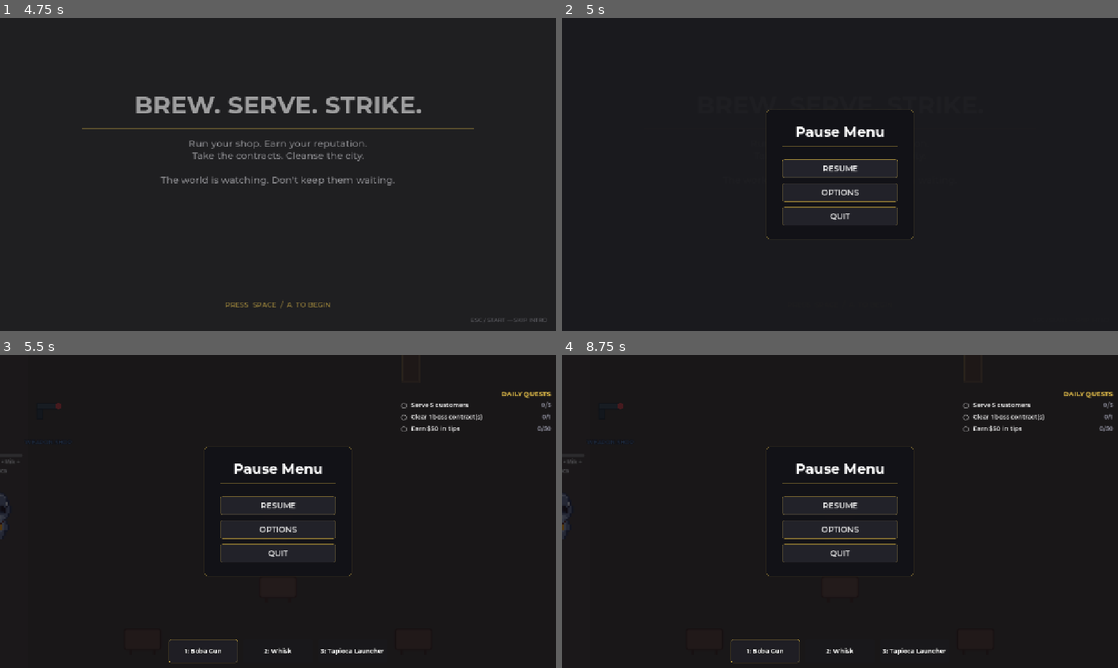
Above: before the commit, frames 1-4 (two rows, left to right).
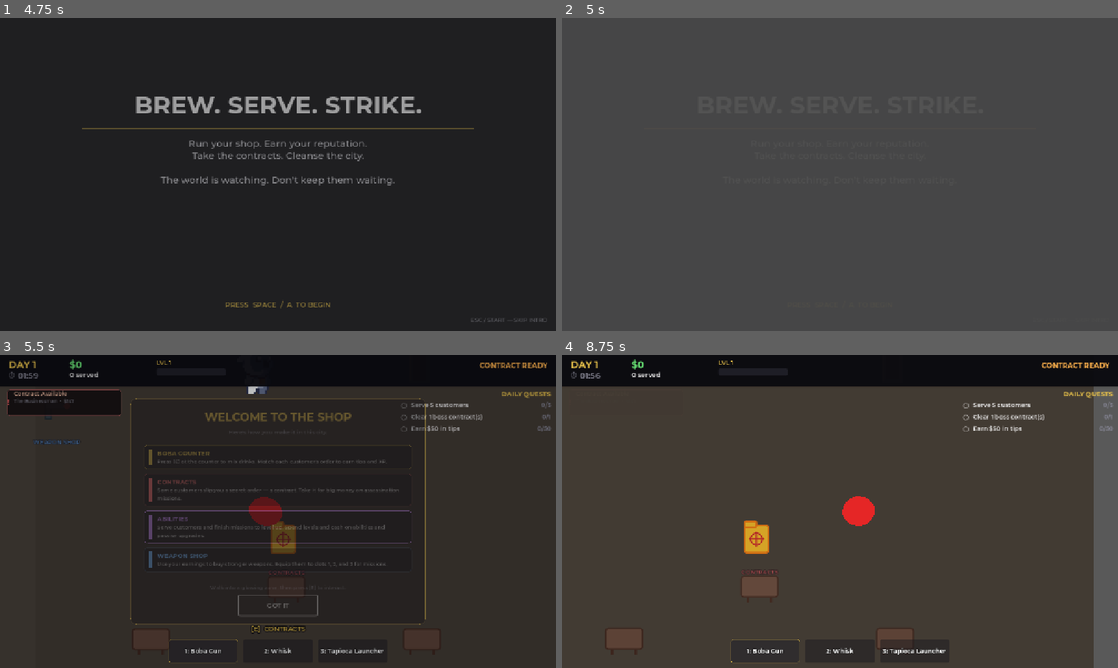
Above: after the commit, the same moments.

Repository: coyote321/BobaGame
Game: Godot game, scene res://Scenes/MainMenu.tscn
Two runs of this game, one before a commit and one after it. Both use one fixed random seed, a clock stepped at 60 frames per second and the inputs below. Sound files missing from this copy of the repository are replaced by a short silence.
Inputs (mouse positions are in pixels of both pictures, inside the frame that each line leads up to):
- Up to frame 1 (4.75 s): click "PLAY" at 0.5 s; tap Enter (ui_accept) at 1.25, 1.52, 2.27, 3.77, 4.52 s; move the mouse to (400, 158) at 1.27 s; hold D (move_right) 1.28-2.03 s; tap G (ability) at 1.35 s; click (400, 158) at 1.42 s; tap Space every 0.75 s from 2 to 4.25 s; move the mouse to (166, 190) at 2.02 s; hold S (move_down) 2.03-2.78 s; right-click (166, 190) at 2.1 s; click (166, 190) at 2.17 s; move the mouse to (333, 105) at 2.77 s; press the mouse at (333, 105) at 2.78 s; hold D (move_right) 2.78-3.53 s; move the mouse to (250, 237) at 3.52 s; release the mouse at (250, 237) at 3.53 s; hold W (move_up) 3.53-4.28 s; tap Ctrl (crouch) at 3.6 s; click (250, 237) at 3.67 s; move the mouse to (444, 221) at 4.27 s; hold A (move_left) from 4.28 s (still down); hold E (interact) from 4.28 s (still down); click (444, 221) at 4.42 s
- Up to frame 2 (5 s): keep holding A (move_left); keep holding E (interact); tap Escape (pause) at 4.9 s
- Up to frame 3 (5.5 s): keep holding A (move_left); tap Space at 5 s; move the mouse to (111, 464) at 5.02 s; release E (interact) at 5.03 s; tap Shift (sprint) at 5.1 s; click (111, 464) at 5.17 s; tap Enter (ui_accept) at 5.27 s
- Up to frame 4 (8.75 s): move the mouse to (867, 511) at 5.77 s; release A (move_left) at 5.78 s; hold S (move_down) 5.78-6.53 s; tap R (weapon_next) at 5.85 s; click (867, 511) at 5.92 s; move the mouse to (756, 433) at 6.52 s; hold D (move_right) 6.53-7.28 s; tap Q (weapon_prev) at 6.6 s; click (756, 433) at 6.67 s; tap Enter (ui_accept) at 6.77, 7.52, 8.27 s; move the mouse to (962, 495) at 7.27 s; hold W (move_up) 7.28-8.03 s; tap Space at 7.35 s; click (962, 495) at 7.42 s; move the mouse to (728, 527) at 8.02 s; hold D (move_right) from 8.03 s (still down); tap Keypad Enter at 8.1 s; click (728, 527) at 8.17 s

Frame 1 is identical in both runs. In frame 2, 100% of the frame differs, in the area x 0-100%, y 0-100%; in frame 3, 51%; in frame 4, 87%.

Commit message:
Fix intro Esc spam pause leak; shrink whisk sprite
- IntroScene: swallow input during fade-out and force unpause/hide pause
  menu before scene swap so spamming Escape during the intro can't strand
  the shop in a paused state.
- PauseMenu: ignore pause toggles on MainMenu/IntroScene/EndScreen as a
  safety net.
- KitchenKnife: scale whisk sprite from 1.35 to 0.9 and pull Muzzle marker
  in to match.

Co-authored-by: Cursor <cursoragent@cursor.com>

Diff:
--- a/Scenes/KitchenKnife.tscn
+++ b/Scenes/KitchenKnife.tscn
@@ -7,9 +7,9 @@
 script = ExtResource("2_script")
 
 [node name="Sprite" type="Sprite2D" parent="."]
-scale = Vector2(1.35, 1.35)
+scale = Vector2(0.9, 0.9)
 texture = ExtResource("1_whisk")
 texture_filter = 0
 
 [node name="Muzzle" type="Marker2D" parent="."]
-position = Vector2(40, 0)
+position = Vector2(28, 0)
--- a/Scripts/IntroScene.gd
+++ b/Scripts/IntroScene.gd
@@ -100,6 +100,11 @@
 
 func _unhandled_input(event: InputEvent) -> void:
 	if _changing_scene:
+		# Swallow any further input during the fade-out so spam-Escape can't
+		# leak through to the autoloaded PauseMenu and leave the next scene
+		# stuck in a paused state with the pause menu open.
+		if event is InputEventKey or event is InputEventMouseButton or event is InputEventJoypadButton:
+			get_viewport().set_input_as_handled()
 		return
 
 	var skip_all := false
@@ -146,4 +151,11 @@
 	var tween := create_tween()
 	tween.tween_property(self, "modulate:a", 0.0, 0.5)
 	await tween.finished
+	# Defensive: if anything (e.g. a leaked Esc press) left the tree paused or
+	# the pause menu visible during the fade, clear that state before handing
+	# off to the next scene.
+	get_tree().paused = false
+	var pause_menu: Node = get_node_or_null("/root/PauseMenu")
+	if pause_menu and pause_menu.has_method("hide_pause_menu"):
+		pause_menu.hide_pause_menu()
 	get_tree().change_scene_to_file(SHOP_SCENE_PATH)
--- a/Scripts/PauseMenu.gd
+++ b/Scripts/PauseMenu.gd
@@ -53,11 +53,32 @@
 				shop._close_all_panels()
 			get_viewport().set_input_as_handled()
 			return
+		# Safety net: don't allow pausing on non-gameplay scenes (main menu,
+		# intro, end screen). These scenes have their own Esc handling and
+		# pausing on top of them strands the player when the next scene loads.
+		if not _is_pauseable_scene():
+			return
 		if get_tree().paused:
 			resume_game()
 		else:
 			pause_game()
 		get_viewport().set_input_as_handled()
+
+func _is_pauseable_scene() -> bool:
+	var scene: Node = get_tree().current_scene
+	if scene == null:
+		return false
+	var scene_script: Script = scene.get_script()
+	if scene_script == null:
+		return true
+	var path: String = scene_script.resource_path
+	# Block pause toggling on these top-level non-gameplay screens.
+	var blocked: Array[String] = [
+		"res://Scripts/MainMenu.gd",
+		"res://Scripts/IntroScene.gd",
+		"res://Scripts/EndScreen.gd",
+	]
+	return path not in blocked
 
 func pause_game() -> void:
 	show_pause_menu()
